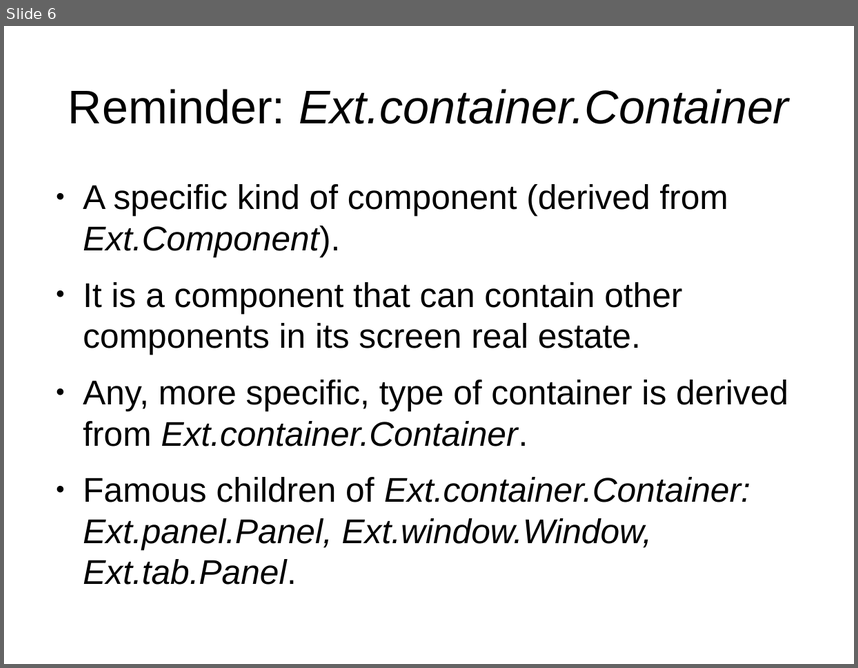
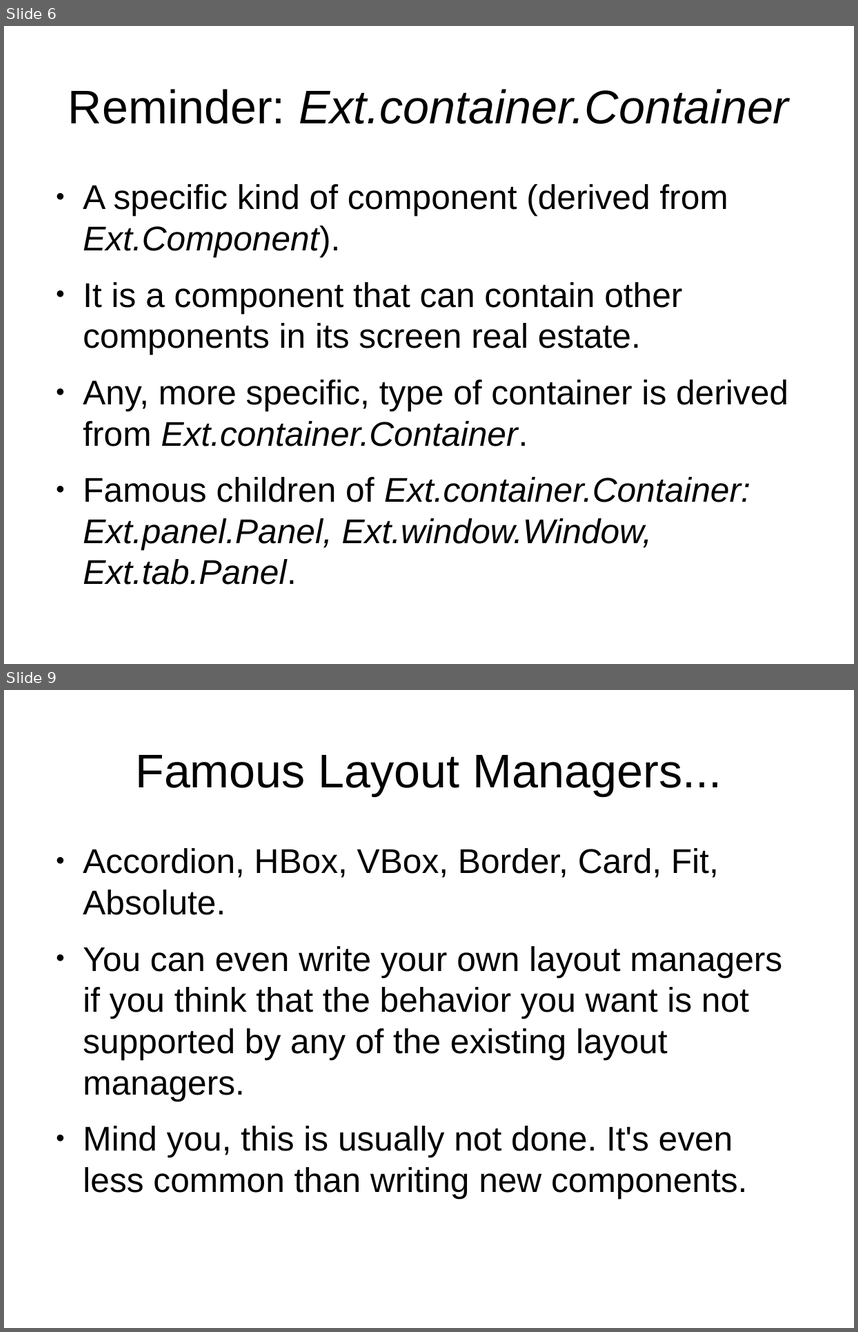
Before and after one commit to veltzer/demos, a slide deck: javascript/extjs/doc/extjs_layout.odp. Shown one above the other, each under a label of ours: slide 6 before the commit, slides 6 and 9 after it; the slides between them are not shown. The pictures are 858x668 and 858x1332 pixels, drawn with LibreOffice and Linux fonts; fonts in the diff are those of the drawing. Boxes give left, top, right and bottom in pixels: in the first picture for what was removed or moved away, otherwise in the second. Text is boxed around its words. In the diff, an @@ line names an element or a change of style, - is before the commit and + after.

```diff
--- a/javascript/extjs/doc/extjs_layout.odp
+++ b/javascript/extjs/doc/extjs_layout.odp
@@ slide 9 added at box(4, 690, 854, 1328), background #FFFFFF @@
@@ title added at box(135, 755, 722, 796), 44 pt, text #000000 @@
+Famous Layout Managers...
@@ text added at box(83, 848, 782, 1198), 32 pt, text #000000 @@
+● Accordion, HBox, VBox, Border, Card, Fit, Absolute.
+● You can even write your own layout managers if you think that the behavior you want is not supported by any of the existing layout managers.
+● Mind you, this is usually not done. It's even less common than writing new components.
```
Also in this commit, not shown: 4 other slides added, 1 slide removed, 3 other files.
